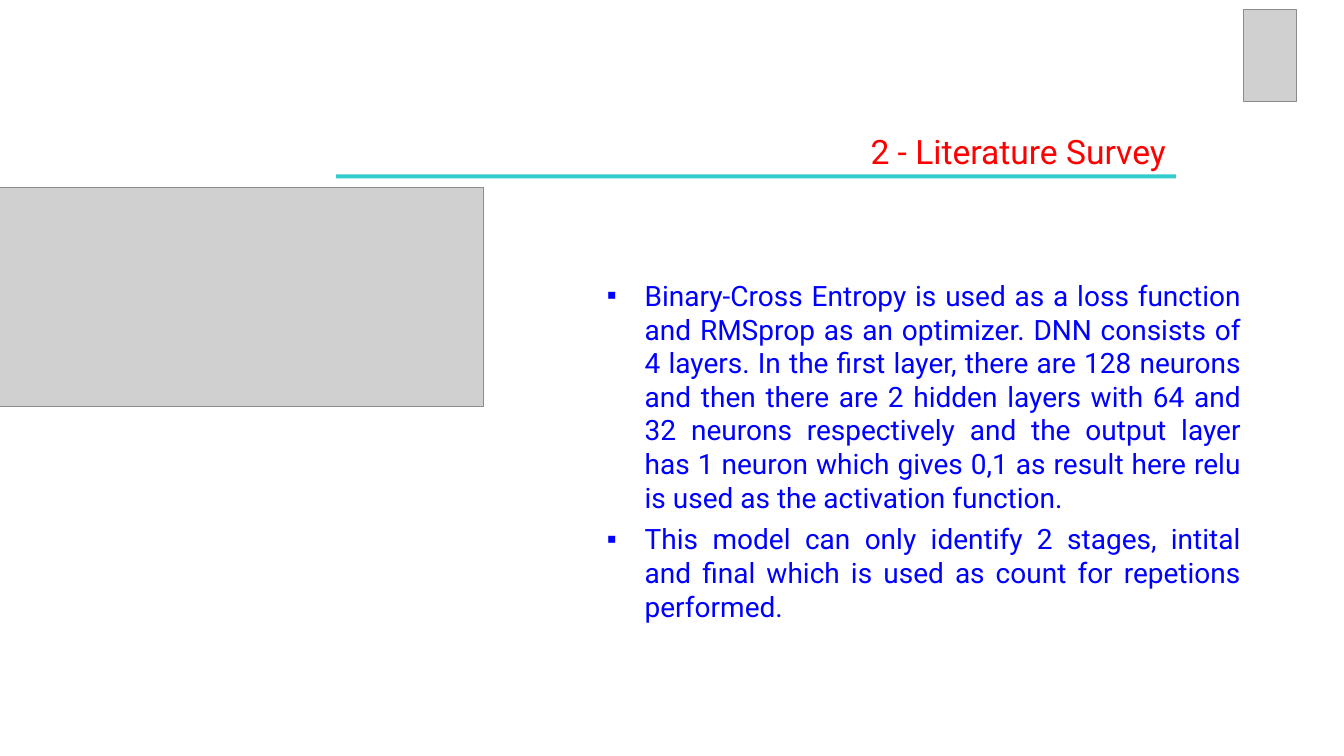
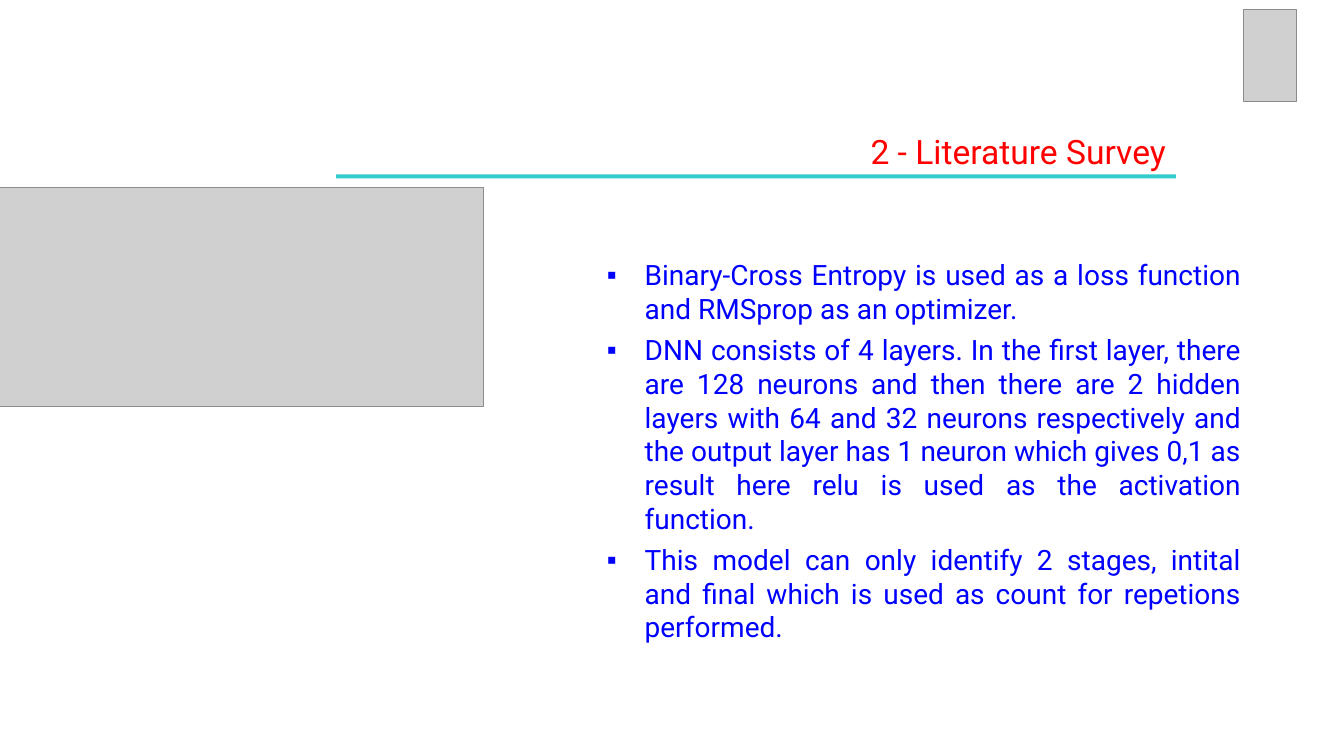
Before and after one commit to VishnuJG/CV-Workout, a slide deck: slide 15 of LiteratureSurvey/UE19CS390A_REVIEW 2.pptx (slide 16 before the commit). Drawn at 1344x756 pixels with LibreOffice and Linux fonts; fonts in the diff are those of the drawing; grey boxes stand for pictures. Boxes give left, top, right and bottom in pixels: in the first picture for what was removed or moved away, otherwise in the second. Text is boxed around its words. In the diff, an @@ line names an element or a change of style, - is before the commit and + after.

```diff
--- a/LiteratureSurvey/UE19CS390A_REVIEW 2.pptx
+++ b/LiteratureSurvey/UE19CS390A_REVIEW 2.pptx
@@ text at (645, 263, 1241, 530): text changed @@
-▪ Binary-Cross Entropy is used as a loss function and RMSprop as an optimizer. DNN consists of 4 layers. In the first layer, there are 128 neurons and then there are 2 hidden layers with 64 and 32 neurons respectively and the output layer has 1 neuron which gives 0,1 as result here relu is used as the activation function.
+▪ Binary-Cross Entropy is used as a loss function and RMSprop as an optimizer.
+▪ DNN consists of 4 layers. In the first layer, there are 128 neurons and then there are 2 hidden layers with 64 and 32 neurons respectively and the output layer has 1 neuron which gives 0,1 as result here relu is used as the activation function.
```
Also in this commit, not shown: 17 other slides changed, 7 slides added, 3 slides removed, 1 other file.
